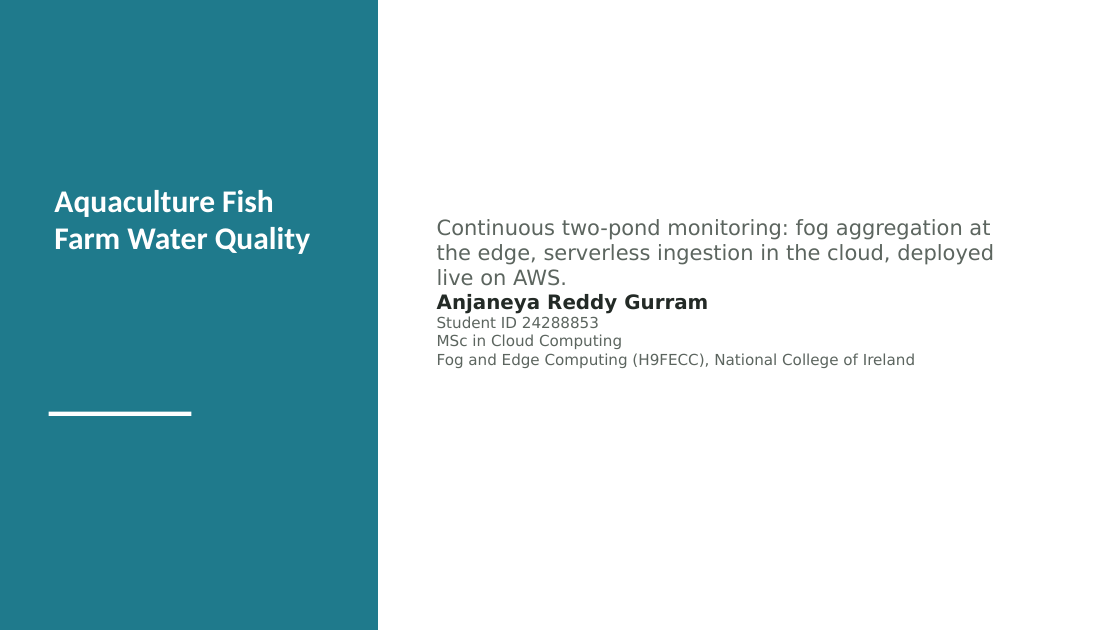
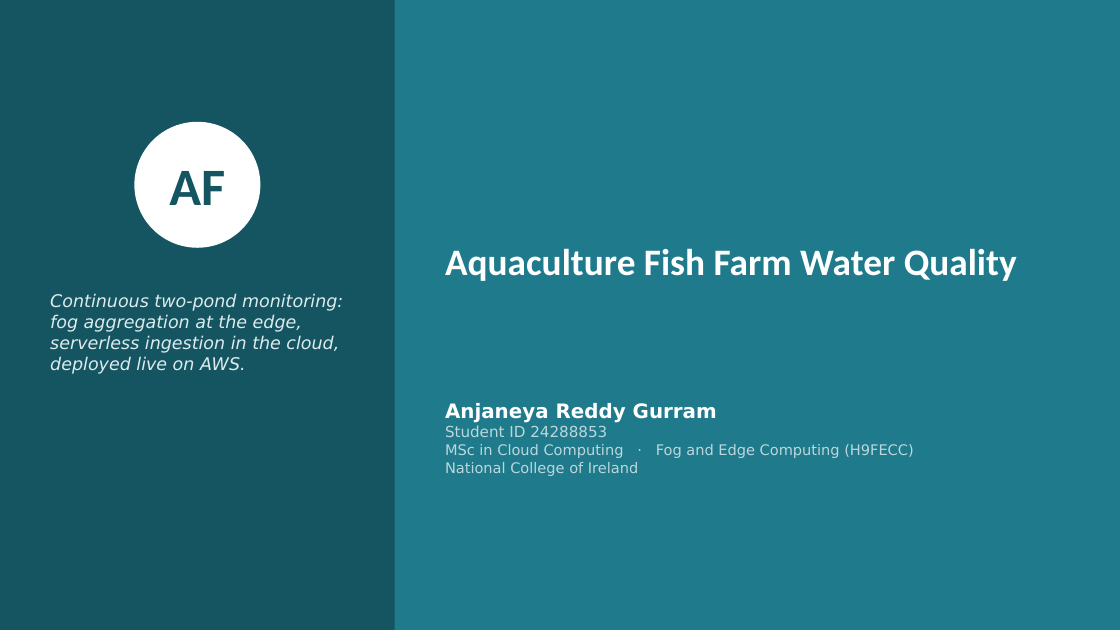
Before and after one commit to valletivarish/FEC_version_2, a slide deck: slide 1 of ppt/24288853_aquaculture-fish-farm.pptx. Drawn at 1120x630 pixels with LibreOffice and Linux fonts; fonts in the diff are those of the drawing. Boxes give left, top, right and bottom in pixels: in the first picture for what was removed or moved away, otherwise in the second. Text is boxed around its words. In the diff, an @@ line names an element or a change of style, - is before the commit and + after.

Commit message:
Redesign all 25 deck title slides: rich full-bleed covers, a distinct direction per deck
Replace the plain rebuilt title slides (which read as low-effort) with designed
full-bleed covers. Eight distinct title directions (emblem, left-panel, bottom-band,
dark-ring, inset-frame, giant-monogram watermark, diagonal wedge, split-horizontal),
each deck a unique (title-direction, content-archetype) pairing on its own colour,
font and project monogram. Content slides unchanged (verified intact after the
title/content refactor); Nemi's and Uday's decks re-verified end to end.

```diff
--- a/ppt/24288853_aquaculture-fish-farm.pptx
+++ b/ppt/24288853_aquaculture-fish-farm.pptx
@@ rectangle: place and size @@
-rectangle at <box>0,0,378,630</box>
+rectangle at <box>0,0,1120,630</box>
@@ rectangle added at <box>0,0,395,630</box>, fill #155562 @@
@@ ellipse added at <box>134,122,260,248</box>, fill #FFFFFF @@
@@ text added at <box>169,171,225,205</box>, 45 pt, text #155562, bold @@
+AF
@@ text "Aquaculture Fish Farm Water Quality": place and size @@
-text "Aquaculture Fish Farm Water Quality" at <box>54,190,310,254</box>
+text "Aquaculture Fish Farm Water Quality" at <box>445,248,1017,281</box>
@@ text "Aquaculture Fish Farm Water Quality" at <box>445,248,1017,281</box>: size 27 to 32 pt; vertical alignment top to middle @@
@@ text at <box>437,219,994,286</box>: paragraph removed @@
-Continuous two-pond monitoring: fog aggregation at the edge, serverless ingestion in the cloud, deployed live on AWS.
@@ text added at <box>50,293,343,374</box>, 15 pt, text #DDEBED, italic @@
+Continuous two-pond monitoring: fog aggregation at the edge, serverless ingestion in the cloud, deployed live on AWS.
@@ rectangle removed at <box>49,412,192,416</box> @@
@@ text "Anjaneya Reddy Gurram": place and size @@
-text "Anjaneya Reddy Gurram" at <box>437,219,994,368</box>
+text "Anjaneya Reddy Gurram" at <box>445,403,913,476</box>
@@ text at <box>445,403,717,437</box>: text colour #232A26 to #FFFFFF in "Anjaneya Reddy Gurram"; text colour #5C655F to #BBD7DC in "Student ID 24288853" @@
@@ text at <box>445,444,913,476</box>: text changed; size 13 to 12.5 pt; text colour #5C655F to #BBD7DC @@
-MSc in Cloud Computing
-Fog and Edge Computing (H9FECC), National College of Ireland
+MSc in Cloud Computing · Fog and Edge Computing (H9FECC)
+National College of Ireland
```
Also in this commit, not shown: 24 other files.
